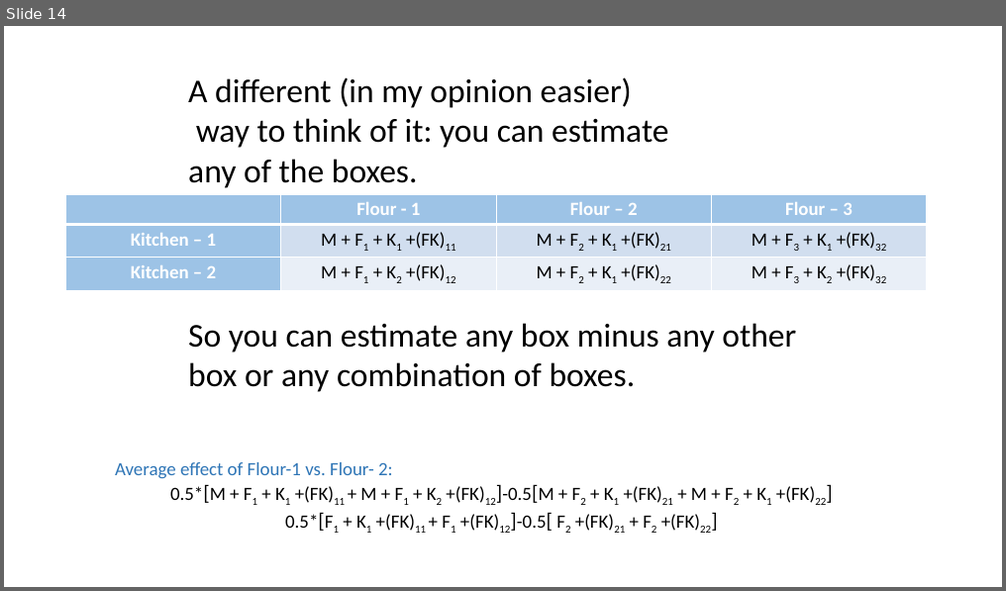
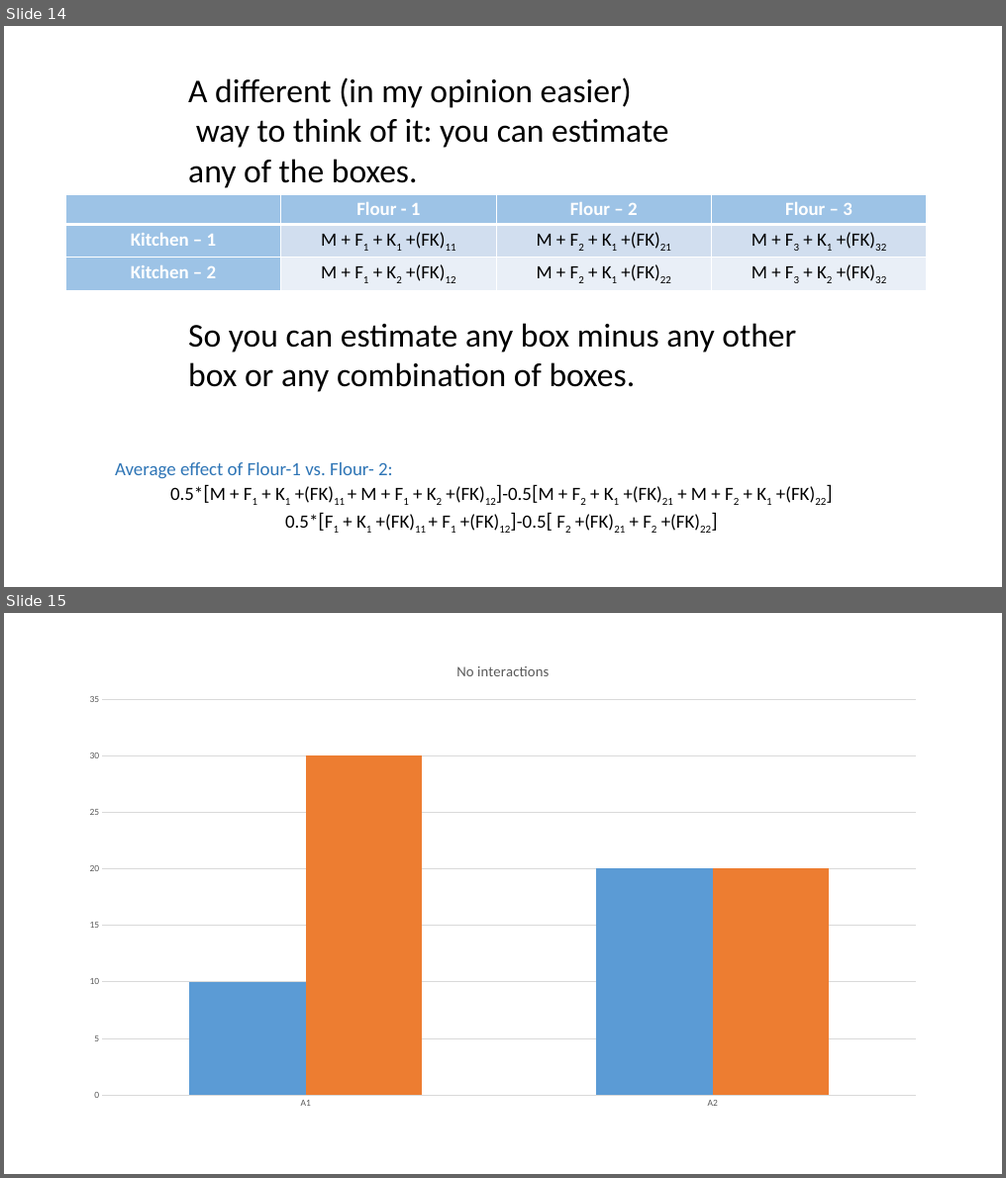
Before and after one commit to dhbrand/iaa_spring1_hw, a slide deck: d_of_e/slides/powerpoints/DOE Lecture 4.pptx. Shown one above the other, each under a label of ours: slide 14 before the commit, slides 14 and 15 after it. The pictures are 1006x591 and 1006x1178 pixels, drawn with LibreOffice and Linux fonts; fonts in the diff are those of the drawing. Boxes give left, top, right and bottom in pixels: in the first picture for what was removed or moved away, otherwise in the second. Text is boxed around its words. In the diff, an @@ line names an element or a change of style, - is before the commit and + after.

```diff
--- a/d_of_e/slides/powerpoints/DOE Lecture 4.pptx
+++ b/d_of_e/slides/powerpoints/DOE Lecture 4.pptx
@@ slide 15 added at (x1=4, y1=613, x2=1002, y2=1174), background #FFFFFF @@
@@ column chart added at (x1=73, y1=646, x2=934, y2=1118) @@
+title "No interactions "
+categories: A1, A2
+Series 1: 10, 20
+Series 2: 30, 20
```
Also in this commit, not shown: 1 slide changed, 1 other slide added, 8 slides removed, 5 other files.
